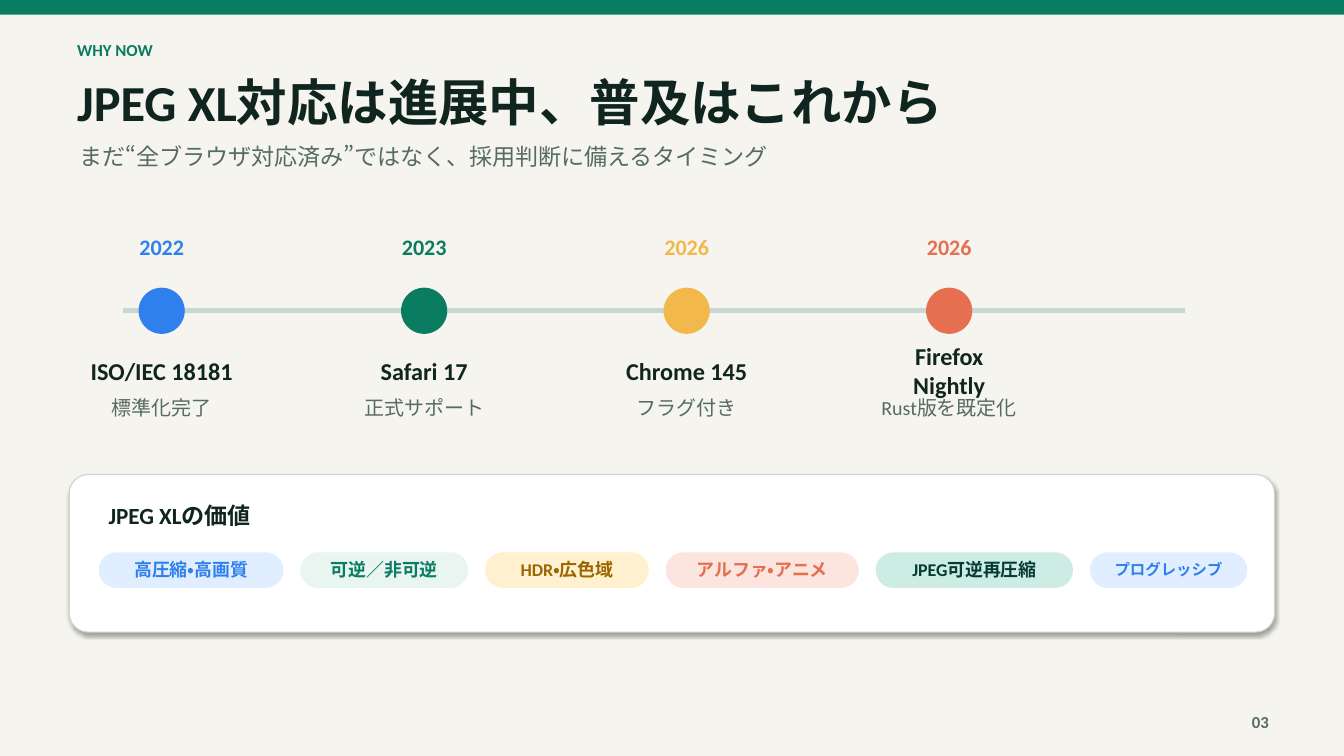
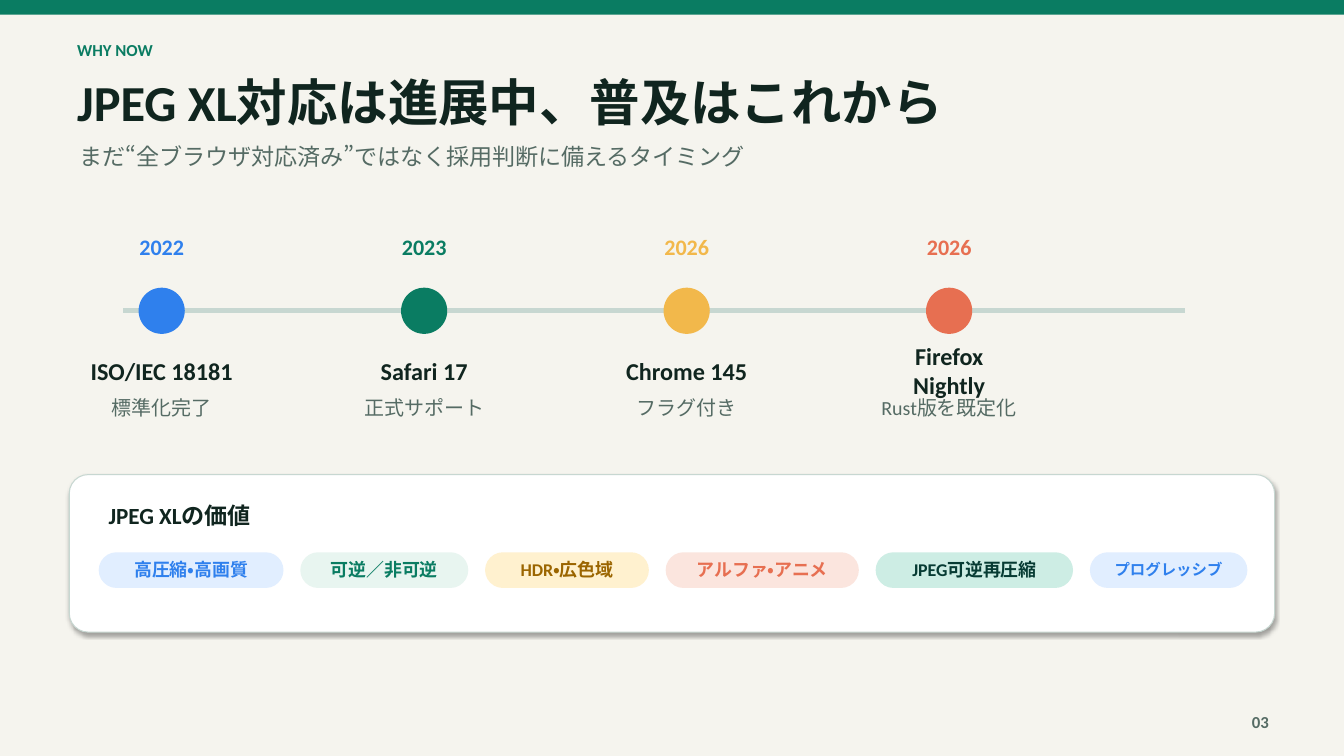
Before and after one commit to nttr-tech/jxl-java, a slide deck: slide 3 of doc/ja/introduction.pptx. Drawn at 1344x756 pixels with LibreOffice and Linux fonts; fonts in the diff are those of the drawing. Boxes give left, top, right and bottom in pixels: in the first picture for what was removed or moved away, otherwise in the second. Text is boxed around its words. In the diff, an @@ line names an element or a change of style, - is before the commit and + after.

```diff
--- a/doc/ja/introduction.pptx
+++ b/doc/ja/introduction.pptx
@@ text at (79,145,744,167): text changed @@
-まだ“全ブラウザ対応済み”ではなく、採用判断に備えるタイミング
+まだ“全ブラウザ対応済み”ではなく採用判断に備えるタイミング
```
Also in this commit, not shown: 2 other slides changed, 1 other file.
